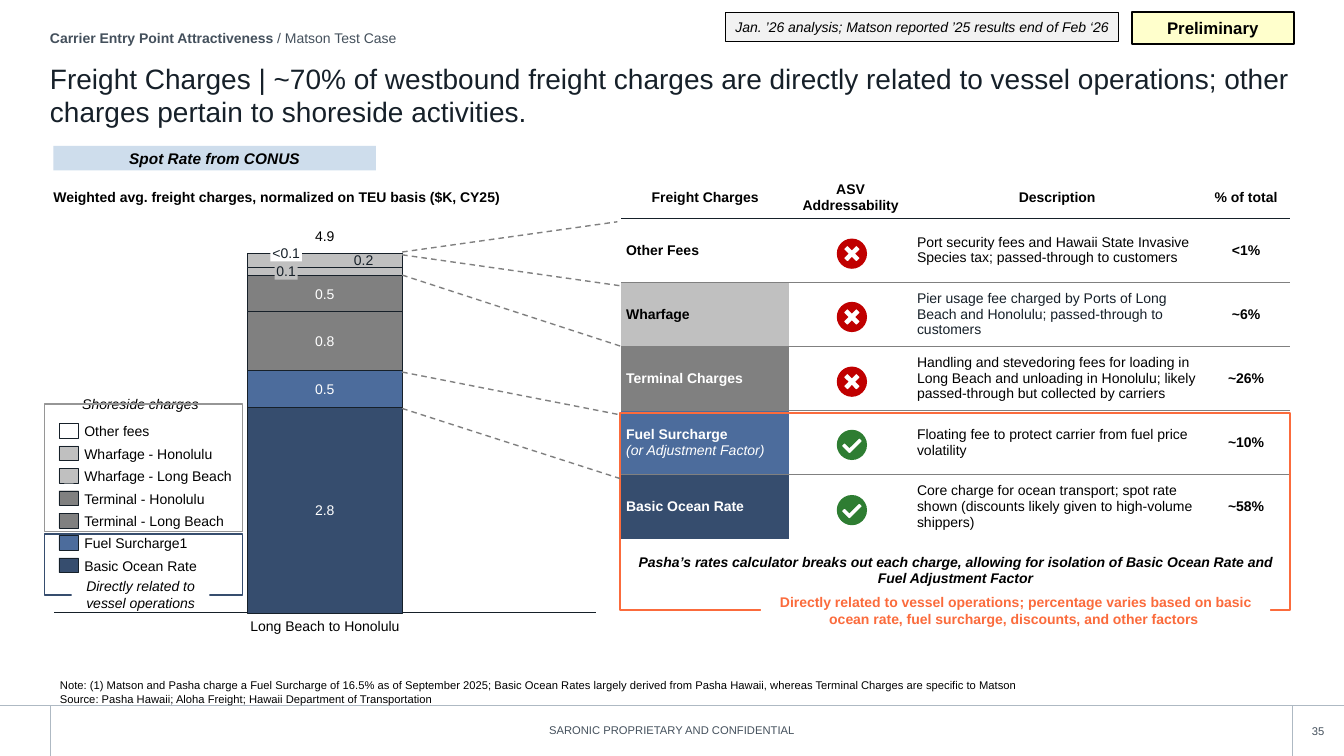
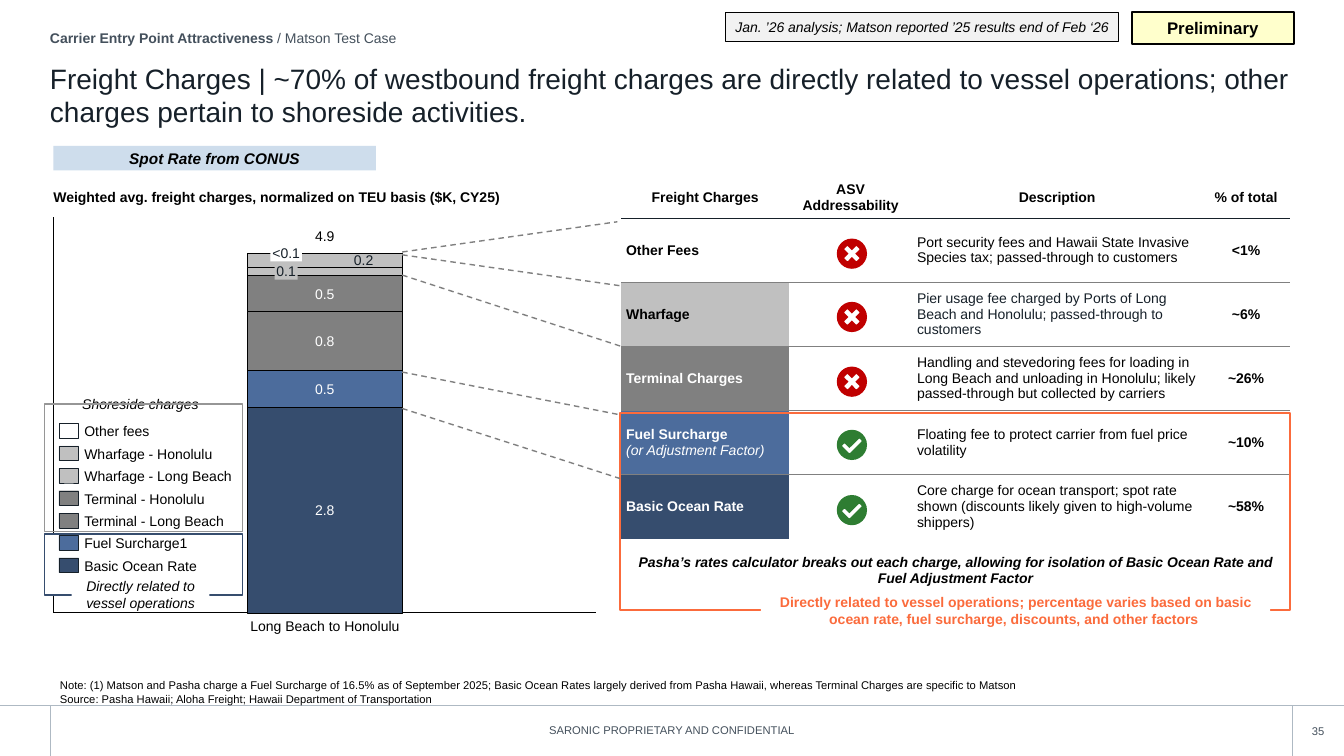
Before and after one commit to toole-brendan/slide_factory, a slide deck: slide 35 of style_library/library.pptx. Drawn at 1344x756 pixels with LibreOffice and Linux fonts; fonts in the diff are those of the drawing; background and template pictures are left out. Boxes give left, top, right and bottom in pixels: in the first picture for what was removed or moved away, otherwise in the second. Text is boxed around its words. In the diff, an @@ line names an element or a change of style, - is before the commit and + after.

```diff
--- a/style_library/library.pptx
+++ b/style_library/library.pptx
@@ column stacked chart at [44, 208, 606, 622] @@
@@ category axis changed @@
@@ value axis changed @@
```
Also in this commit, not shown: 1 other slide changed, 10 other files.
